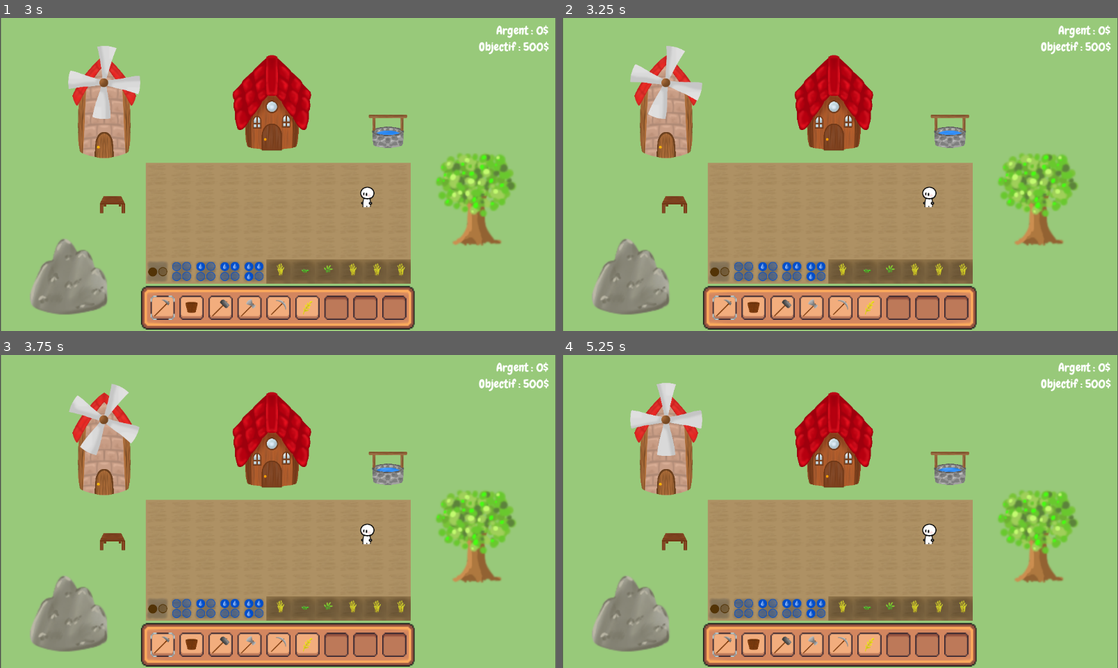
Above: before the commit, frames 1-4 (two rows, left to right).
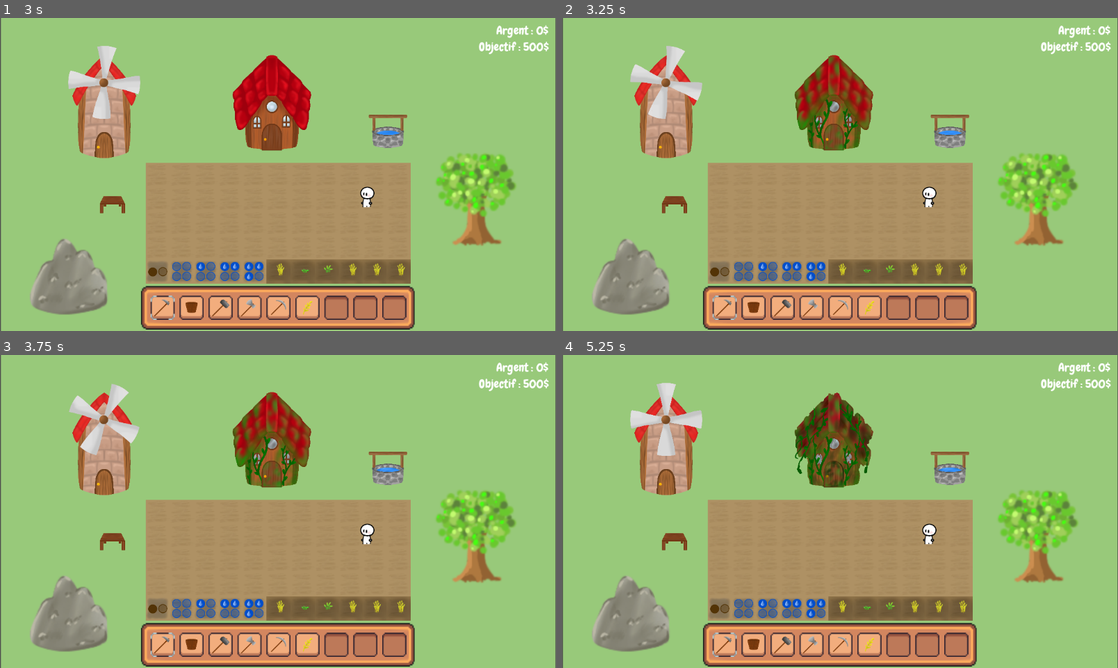
Above: after the commit, the same moments.

Repository: LaClimSx/Back-to-the-roots
Game: Godot game, scene res://Scenes/world.tscn
Two runs of this game, one before a commit and one after it. Both use one fixed random seed, a clock stepped at 60 frames per second and the inputs below.
Inputs (mouse positions are in pixels of both pictures, inside the frame that each line leads up to):
- Up to frame 1 (3 s): click (161, 309) at 0.5 s; click (189, 309) at 1.25 s; click (222, 309) at 2 s; click (250, 309) at 2.75 s
- Up to frame 2 (3.25 s): no input
- Up to frame 3 (3.75 s): click (278, 646) at 3.5 s
- Up to frame 4 (5.25 s): click (867, 646) at 4.25 s; click (895, 646) at 5 s

Frame 1 is identical in both runs. In frame 2, 2.1% of the frame differs, in the area x 41-56%, y 12-43%; in frame 3, 2.1%; in frame 4, 3.0%, in the area x 41-56%, y 11-43%.

Commit message:
house montrer ancien prix

Diff:
--- a/Scenes/house.tscn
+++ b/Scenes/house.tscn
@@ -110,6 +110,7 @@
 [node name="House" type="StaticBody2D"]
 scale = Vector2(0.15, 0.15)
 script = ExtResource("1_gxx45")
+max_durability = 50
 
 [node name="AnimatedSprite2D" type="AnimatedSprite2D" parent="."]
 sprite_frames = SubResource("SpriteFrames_17epx")
@@ -214,18 +215,15 @@
 vertical_alignment = 1
 autowrap_mode = 3
 
-[node name="price" type="Label" parent="InteractMenu/Control"]
+[node name="price" type="RichTextLabel" parent="InteractMenu/Control"]
 layout_mode = 0
-offset_left = 223.0
-offset_top = 245.5
-offset_right = 673.0
-offset_bottom = 300.5
-theme_override_fonts/font = ExtResource("9_1gnbb")
-theme_override_font_sizes/font_size = 45
+offset_left = 374.0
+offset_top = 240.0
+offset_right = 563.0
+offset_bottom = 299.0
+theme_override_fonts/normal_font = ExtResource("9_1gnbb")
+theme_override_font_sizes/normal_font_size = 40
 text = "Prix : x$"
-horizontal_alignment = 1
-vertical_alignment = 1
-autowrap_mode = 2
 
 [node name="transformation1" type="Sprite2D" parent="InteractMenu/Control"]
 position = Vector2(451, 177.5)
--- a/Scripts/interact_menu_house.gd
+++ b/Scripts/interact_menu_house.gd
@@ -39,7 +39,13 @@
 
 func _on_house_s_state(s):
 	match s:
-		Building.STATE.good: price = 5
-		Building.STATE.mid: price = 3
+		Building.STATE.good:
+			price = 5
+			$Control/price.text = "Prix : " + str(price) + "$"
+
+		Building.STATE.mid:
+			price = 3
+			$Control/price.bbcode_enabled = true
+			$Control/price.bbcode_text = "Prix : [s][color=gray]" + "5" + "[/color][/s] " + str(price) + "$"
+
 		_: price = 0
-	$Control/price.text = "Prix : " + str(price) + "$"
